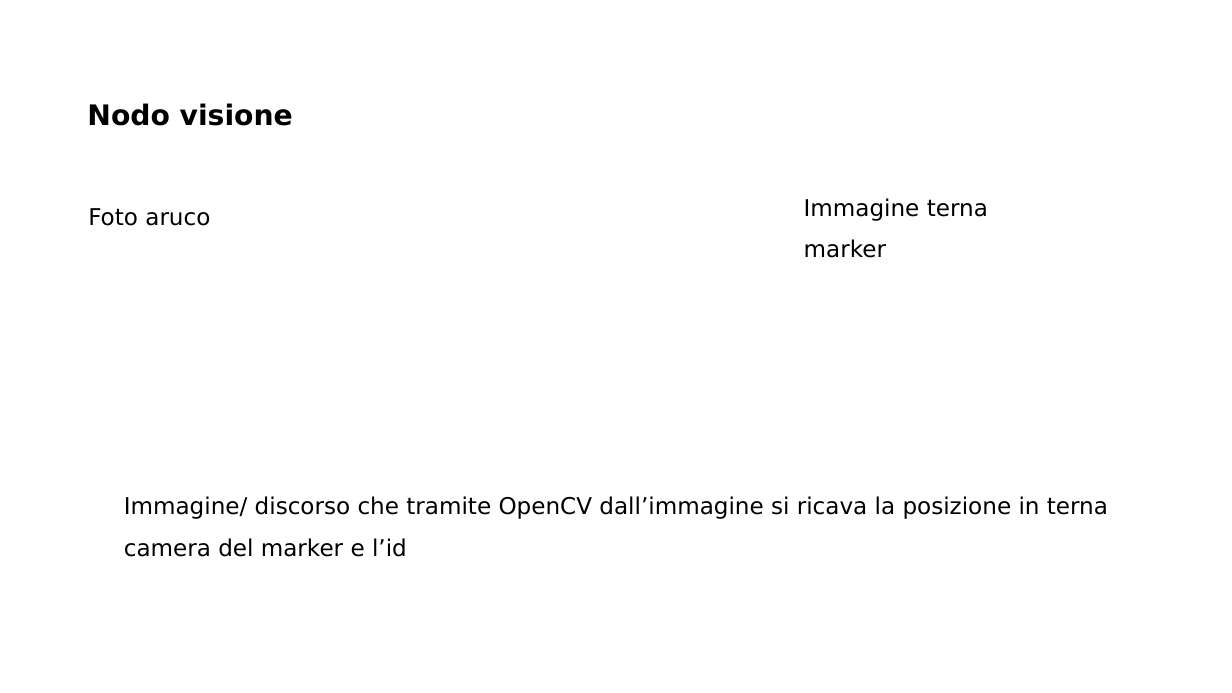
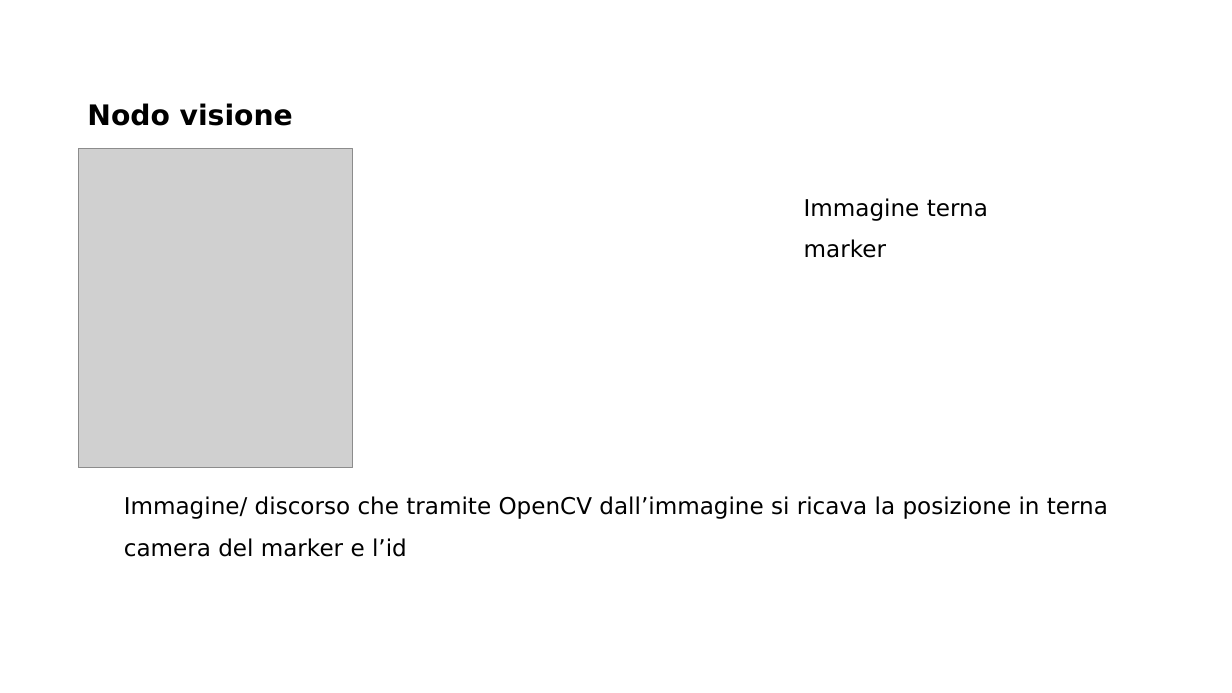
Before and after one commit to MarcoMinarelli/Rover_LabAuto, a slide deck: slide 3 of labauto.pptx. Drawn at 1232x693 pixels with LibreOffice and Linux fonts; fonts in the diff are those of the drawing; grey boxes stand for pictures; background and template pictures are left out. Boxes give left, top, right and bottom in pixels: in the first picture for what was removed or moved away, otherwise in the second. Text is boxed around its words. In the diff, an @@ line names an element or a change of style, - is before the commit and + after.

Commit message:
Upload imm ArUco

```diff
--- a/labauto.pptx
+++ b/labauto.pptx
@@ picture added at box(79, 149, 353, 469) @@
@@ text removed at box(88, 208, 210, 226) @@
-Foto aruco
```
